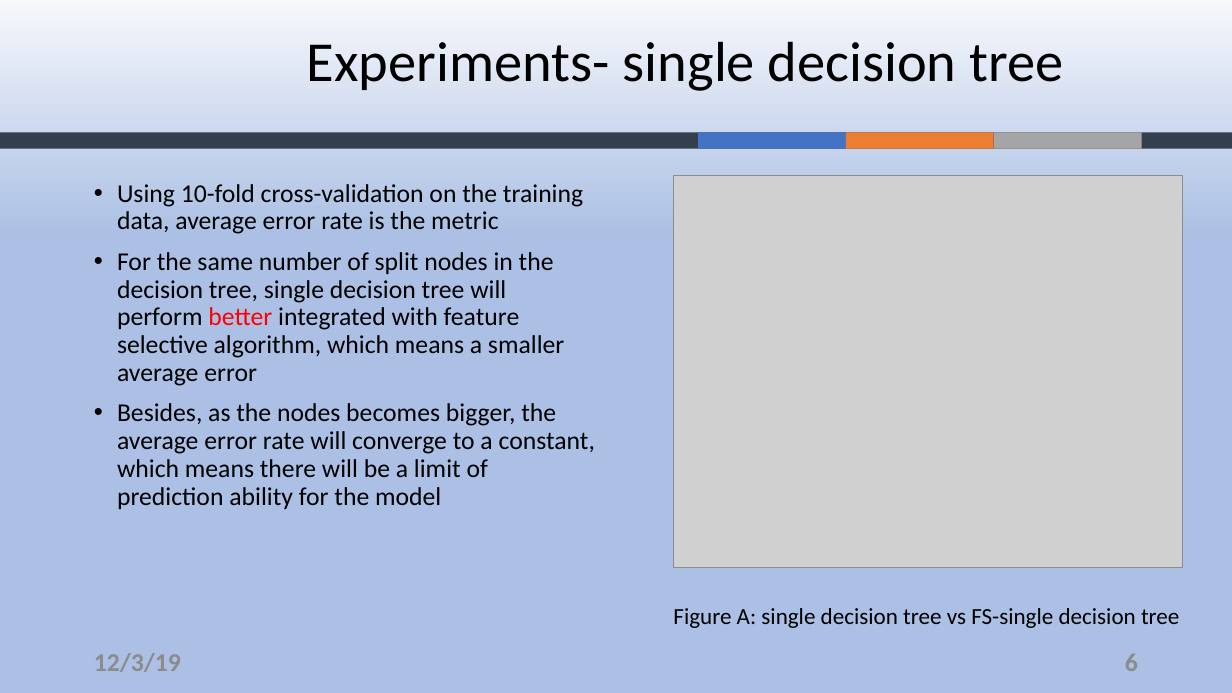
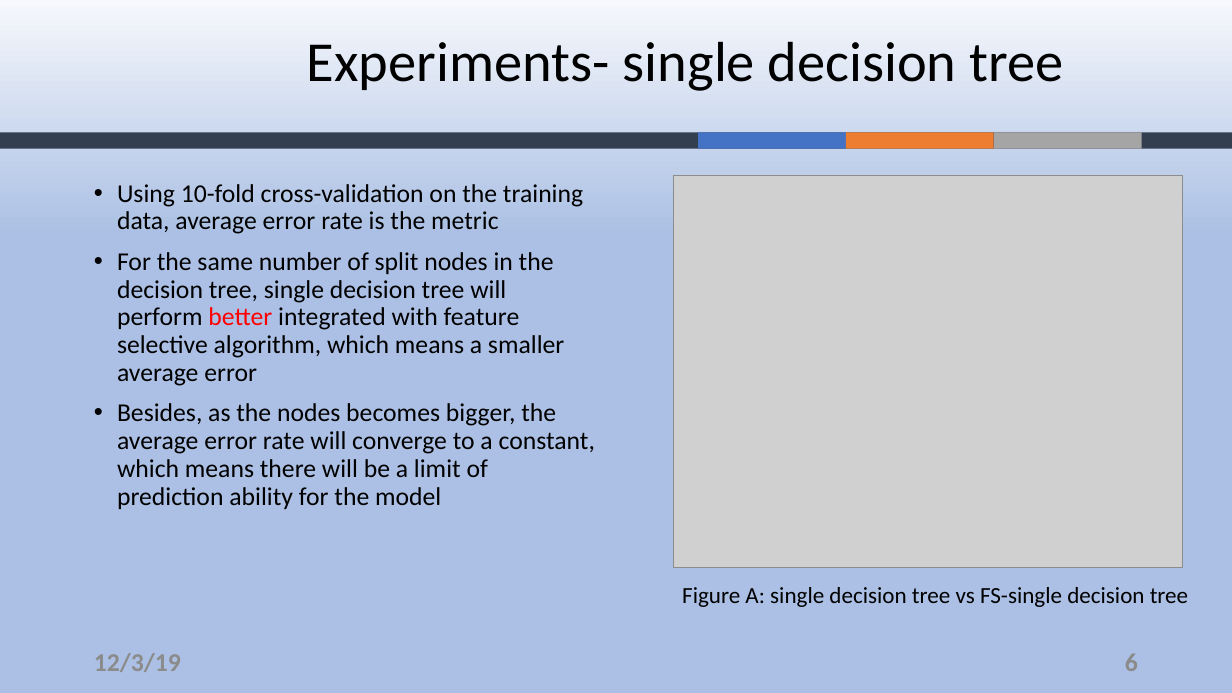
Before and after one commit to ZouYao0720/final-project-, a slide deck: slide 6 of final-presentation.pptx. Drawn at 1232x693 pixels with LibreOffice and Linux fonts; fonts in the diff are those of the drawing; grey boxes stand for pictures; background and template pictures are left out. Boxes give left, top, right and bottom in pixels: in the first picture for what was removed or moved away, otherwise in the second. Text is boxed around its words. In the diff, an @@ line names an element or a change of style, - is before the commit and + after.

```diff
--- a/final-presentation.pptx
+++ b/final-presentation.pptx
@@ text "Figure A: single decision tree ...": place and size @@
-text "Figure A: single decision tree ..." at [673,608,1179,628]
+text "Figure A: single decision tree ..." at [682,587,1188,607]
```
Also in this commit, not shown: 1 other slide changed.
